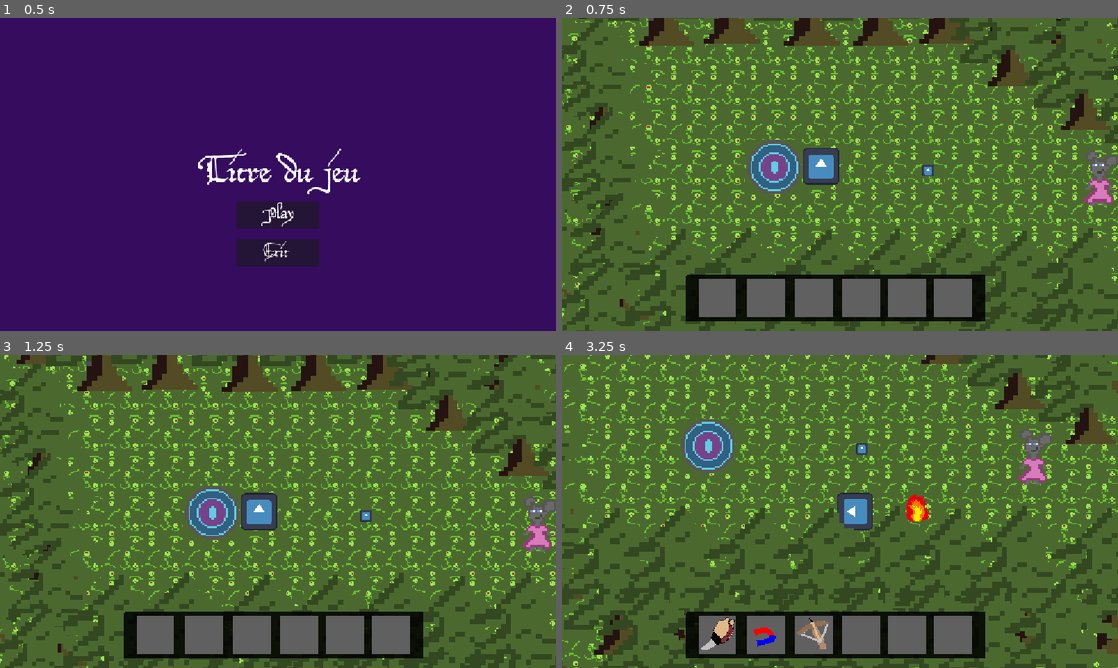
Above: before the commit, frames 1-4 (two rows, left to right).
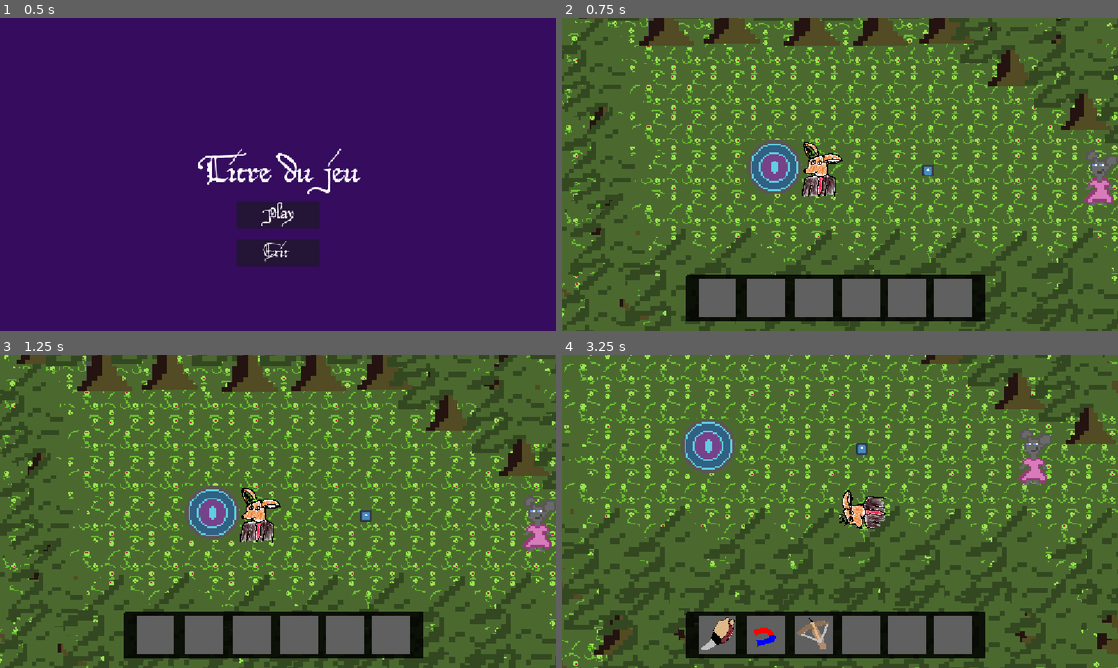
Above: after the commit, the same moments.

Repository: ygrecky/GameJam1
Game: Godot game, scene res://scenes/game_controller.tscn
Same seed, same stepped clock (60 frames per second), same inputs: the game is played once before the commit and once after it. The engine's default icon, where the game draws it, is replaced by a stand-in: a white triangle on a blue panel in a dark square.
Inputs (mouse positions are in pixels of both pictures, inside the frame that each line leads up to):
- Up to frame 1 (0.5 s): no input
- Up to frame 2 (0.75 s): click (840, 215) at 0.5 s
- Up to frame 3 (1.25 s): no input
- Up to frame 4 (3.25 s): hold Right (right) 1.28-2.03 s; hold 1 (Slot 1) 1.28-2.03 s; hold Down (down) 2.03-2.78 s; tap 2 (Slot 2) at 2.1 s; hold Right (right) from 2.78 s (still down); hold 3 (Slot 3) from 2.78 s (still down)

Frame 1 is identical in both runs. In frame 2, 1.0% of the frame differs, in the area x 43-51%, y 39-58%; in frame 3, 1.0%; in frame 4, 1.2%, in the area x 49-66%, y 43-56%.

Commit message:
Update player.tscn

Diff:
--- a/scenes/player.tscn
+++ b/scenes/player.tscn
@@ -1,7 +1,7 @@
 [gd_scene format=3 uid="uid://y1niflgkuws"]
 
 [ext_resource type="Script" uid="uid://bg03lrcrtwok2" path="res://scripts/player.gd" id="1_3vyb7"]
-[ext_resource type="Texture2D" uid="uid://c353tuvpl12xx" path="res://icon.svg" id="2_g2els"]
+[ext_resource type="Texture2D" uid="uid://bmaukylsqcpdt" path="res://assets/Personnages/renard transparent.png" id="2_qhqgy"]
 [ext_resource type="PackedScene" uid="uid://jl3uil1gu81r" path="res://scenes/camera.tscn" id="3_qhqgy"]
 
 [sub_resource type="RectangleShape2D" id="RectangleShape2D_u081y"]
@@ -31,7 +31,8 @@
 
 [node name="Sprite2D" type="Sprite2D" parent="." unique_id=240565828]
 position = Vector2(0, -9)
-texture = ExtResource("2_g2els")
+scale = Vector2(0.1, 0.1)
+texture = ExtResource("2_qhqgy")
 
 [node name="CollisionShape2D" type="CollisionShape2D" parent="." unique_id=1509566794]
 position = Vector2(-0.5, -9)
